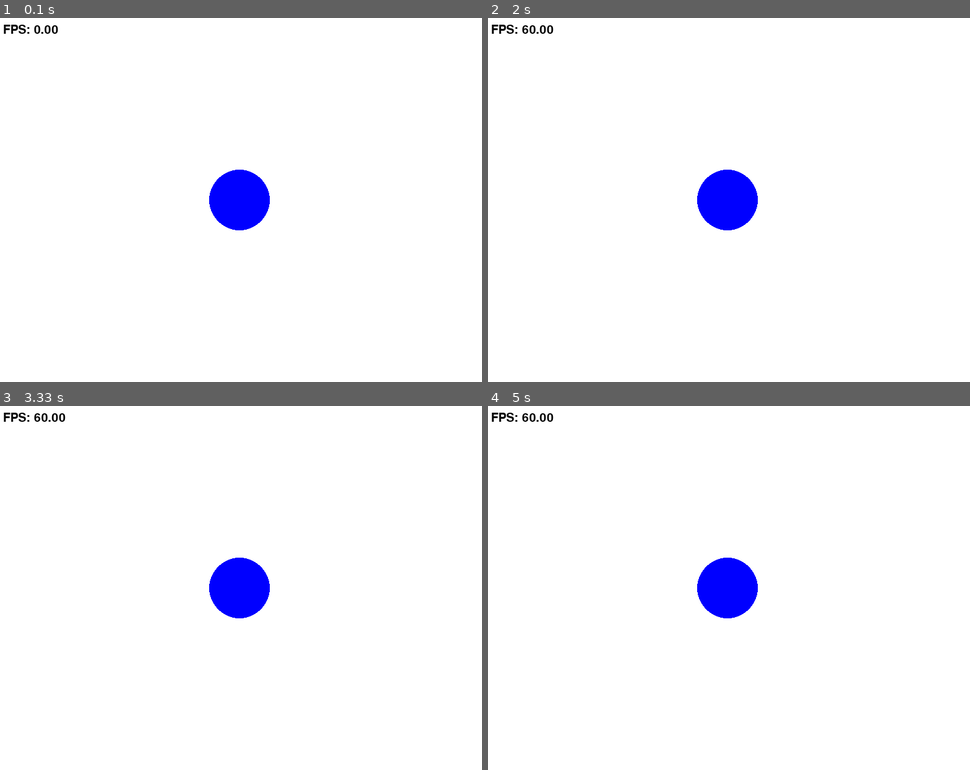
Above: before the commit, frames 1-4 (two rows, left to right).
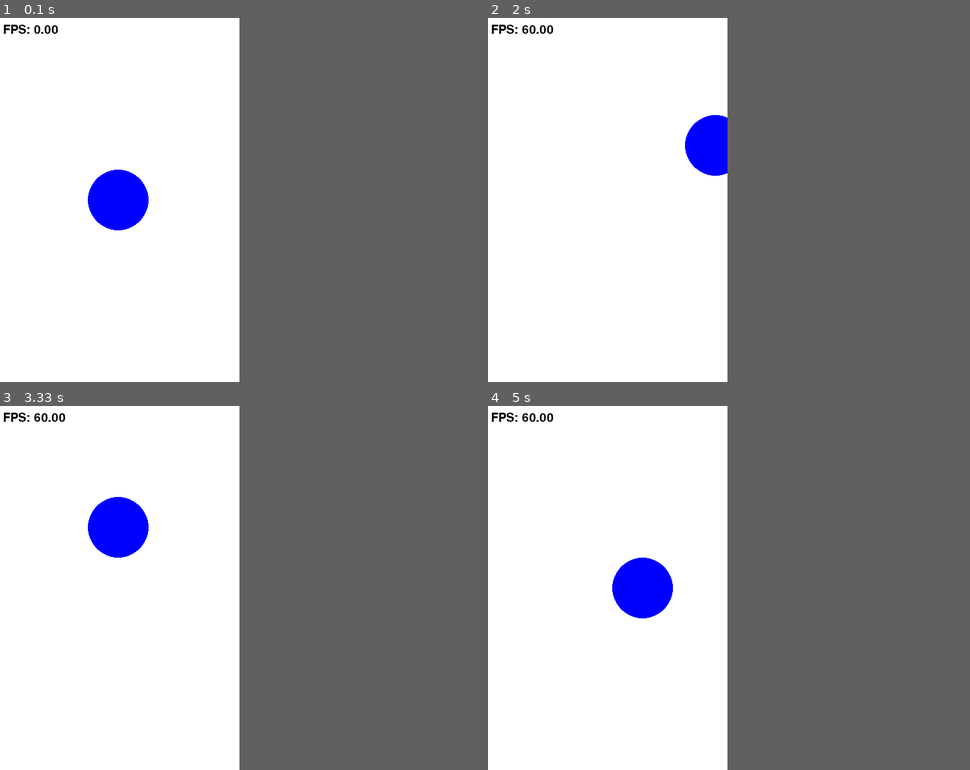
Above: after the commit, the same moments.

Repository: 20260192/hello-pygame
Game: pygame game, started from hello_pygame.py
Same seed, same stepped clock (60 frames per second), same inputs: the game is played once before the commit and once after it.
Inputs:
- Up to frame 1 (0.1 s): no input
- Up to frame 2 (2 s): hold Right 0.33-0.8 s; hold Up 0.83-1.13 s; hold Right 1.17-1.63 s; hold Left from 1.67 s (still down)
- Up to frame 3 (3.33 s): release Left at 2.2 s; hold Down 2.23-2.53 s; hold Left 2.57-2.97 s; hold Up from 3 s (still down)
- Up to frame 4 (5 s): release Up at 3.37 s; hold Right 3.4-4.03 s; hold Down 4.07-4.43 s; hold Left 4.47-4.93 s; hold Right from 4.97 s (still down)
The window is 800x600 before the commit and 400x600 after it. Grey fills any space a smaller window leaves; there, only what the larger window draws over its background counts as a difference.

The runs differ from the first frame. In frame 1, 3.3% of the frame differs, in the area x 18-56%, y 41-59%; in frame 2, 2.8%; in frame 3, 3.3%; in frame 4, 3.3%.

Commit message:
방향키로 원 이동 추가

Diff:
--- a/hello_pygame.py
+++ b/hello_pygame.py
@@ -2,14 +2,18 @@
 import sys
 
 pygame.init()
-screen = pygame.display.set_mode((800, 600))
+screen = pygame.display.set_mode((400, 600))
 pygame.display.set_caption("My First Pygame")
 
 WHITE = (255, 255, 255)
 BLUE = (0, 0, 255)
 
 clock = pygame.time.Clock()
-font = pygame.font.SysFont(None, 30)  # ✅ 추가: 글자 폰트 생성
+font = pygame.font.SysFont(None, 30) # 글자폰트생성
+
+# ✅ 추가: 원의 위치 변수
+x = 200
+y = 300
 
 running = True
 
@@ -18,10 +22,23 @@
         if event.type == pygame.QUIT:
             running = False
 
+    # ✅ 추가: 키 입력 처리
+    keys = pygame.key.get_pressed()
+    if keys[pygame.K_LEFT]:
+        x -= 5
+    if keys[pygame.K_RIGHT]:
+        x += 5
+    if keys[pygame.K_UP]:
+        y -= 5
+    if keys[pygame.K_DOWN]:
+        y += 5
+
     screen.fill(WHITE)
-    pygame.draw.circle(screen, BLUE, (400, 300), 50)
 
-    # ✅ 추가: FPS 계산 및 텍스트 생성
+    # ✅ 수정: 고정값 → 변수 사용
+    pygame.draw.circle(screen, BLUE, (x, y), 50)
+
+    # fps 계산 및 텍스트 생성
     fps = clock.get_fps()
     fps_text = font.render(f"FPS: {fps:.2f}", True, (0, 0, 0))
     screen.blit(fps_text, (10, 10))
